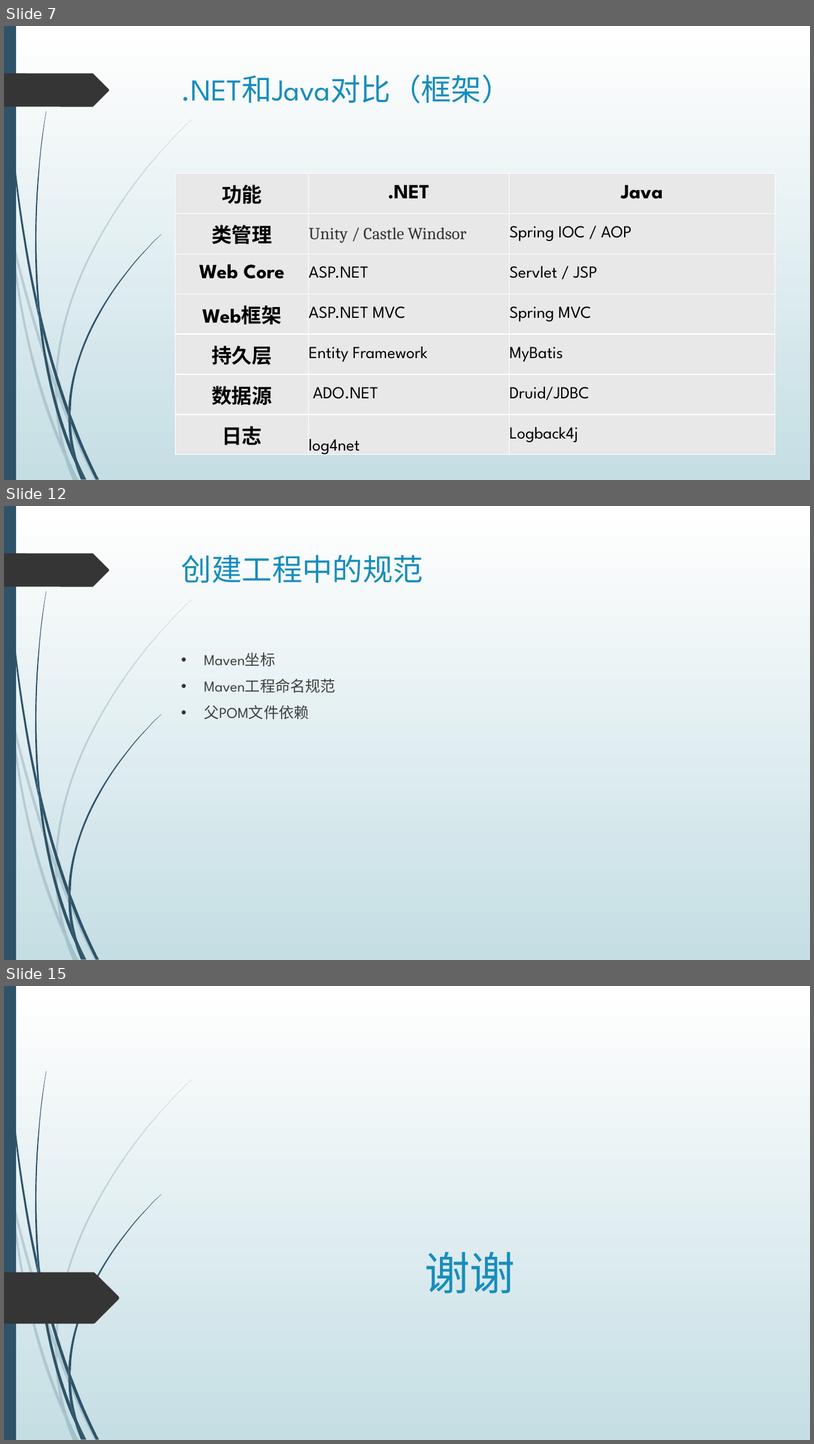
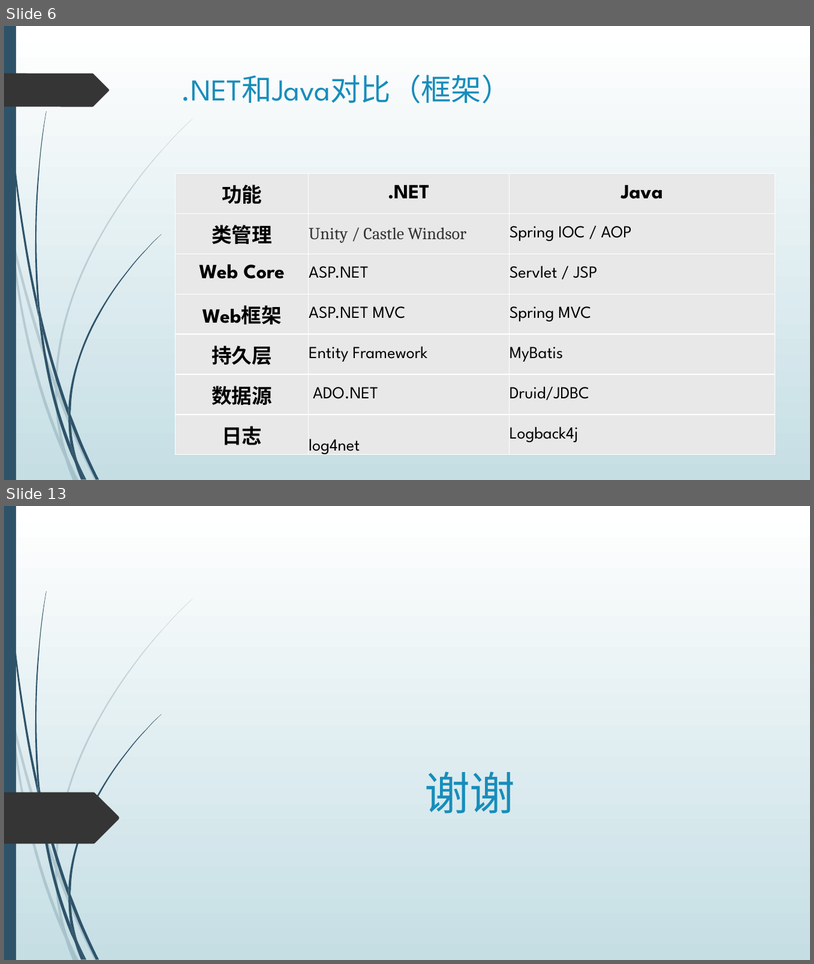
Before and after one commit to dean2015/documents, a slide deck: 201805/JAVA 基础介绍.pptx. Shown one above the other, each under a label of ours: slides 7, 12 and 15 before the commit, slides 6 and 13 after it; the slides between them are not shown. The pictures are 814x1444 and 814x964 pixels, drawn with LibreOffice and Linux fonts; fonts in the diff are those of the drawing. Boxes give left, top, right and bottom in pixels: in the first picture for what was removed or moved away, otherwise in the second. Text is boxed around its words. In the diff, an @@ line names an element or a change of style, - is before the commit and + after.

```diff
--- a/201805/JAVA 基础介绍.pptx
+++ b/201805/JAVA 基础介绍.pptx
@@ slide 12 removed at box(4, 506, 810, 960), background gradient #FFFFFF to #C5DEE5; not listed: 24 template elements that a slide beside it also shows @@
@@ title removed at box(182, 555, 423, 583) @@
-创建工程中的规范
@@ text removed at box(204, 652, 336, 719) @@
-• Maven坐标
-• Maven工程命名规范
-• 父POM文件依赖
@@ what was slide 7 is now slide 6 @@
@@ what was slide 15 is now slide 13 @@
```
Also in this commit, not shown: 4 slides changed, 3 slides added, 4 other slides removed, 12 other files.
